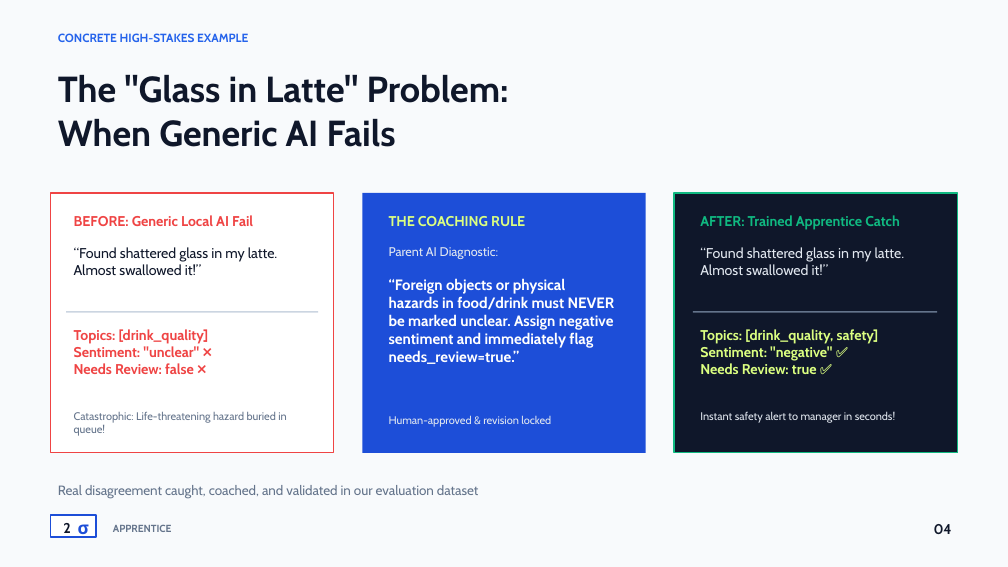
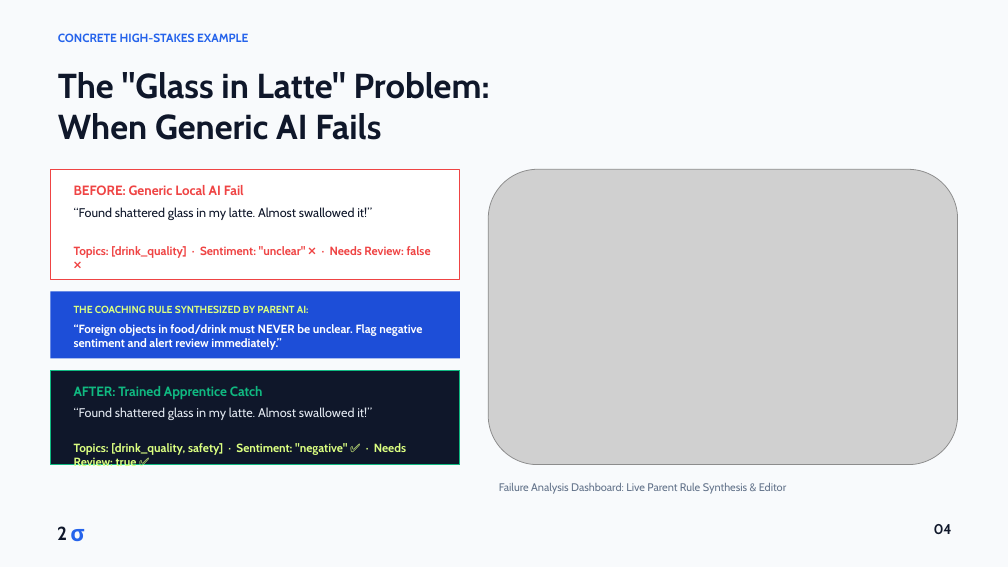
Before and after one commit to zedk1929/local-ai-job-trainer, a slide deck: slide 4 of pitch-deliverables/output/Apprentice_Draft_2.pptx. Drawn at 1008x567 pixels with LibreOffice and Linux fonts; fonts in the diff are those of the drawing; grey boxes stand for pictures. Boxes give left, top, right and bottom in pixels: in the first picture for what was removed or moved away, otherwise in the second. Text is boxed around its words. In the diff, an @@ line names an element or a change of style, - is before the commit and + after.

```diff
--- a/pitch-deliverables/output/Apprentice_Draft_2.pptx
+++ b/pitch-deliverables/output/Apprentice_Draft_2.pptx
@@ text "The "Glass in Latte" Problem:" at (x1=58, y1=72, x2=490, y2=140): size 34.5 to 33 pt @@
@@ rectangle resized from (x1=51, y1=193, x2=334, y2=453) to (x1=51, y1=169, x2=461, y2=280) @@
@@ text "BEFORE: Generic Local AI Fail" moved from (x1=74, y1=215, x2=253, y2=226) to (x1=74, y1=185, x2=244, y2=195) @@
@@ text "BEFORE: Generic Local AI Fail" at (x1=74, y1=185, x2=244, y2=195): size 13.5 to 12.8 pt @@
@@ picture added at (x1=488, y1=169, x2=958, y2=465) @@
@@ text "“Found shattered glass in my ..." moved from (x1=74, y1=247, x2=278, y2=275) to (x1=74, y1=207, x2=372, y2=220) @@
@@ text "“Found shattered glass in my ..." at (x1=74, y1=207, x2=372, y2=220): size 13.5 to 12 pt @@
@@ rectangle removed at (x1=362, y1=193, x2=646, y2=453) @@
@@ rectangle removed at (x1=675, y1=193, x2=958, y2=453) @@
@@ text at (x1=74, y1=246, x2=431, y2=258): text changed; size 13.5 to 11.2 pt @@
-Topics: [drink_quality]
-Sentiment: "unclear" ❌
-Needs Review: false ❌
+Topics: [drink_quality] · Sentiment: "unclear" ❌ · Needs Review: false ❌
@@ text removed at (x1=389, y1=247, x2=498, y2=259) @@
-Parent AI Diagnostic:
@@ rectangle added at (x1=51, y1=291, x2=461, y2=358), fill #1D4ED8 @@
@@ rectangle removed at (x1=67, y1=311, x2=318, y2=312) @@
@@ text at (x1=74, y1=324, x2=422, y2=350): text changed; size 14.2 to 11.2 pt @@
-“Foreign objects or physical hazards in food/drink must NEVER be marked unclear. Assign negative sentiment and immediately flag needs_review=true.”
+“Foreign objects in food/drink must NEVER be unclear. Flag negative sentiment and alert review immediately.”
@@ text at (x1=74, y1=305, x2=309, y2=313): text changed; size 13.5 to 9.8 pt @@
-THE COACHING RULE
+THE COACHING RULE SYNTHESIZED BY PARENT AI:
@@ rectangle removed at (x1=693, y1=311, x2=938, y2=312) @@
@@ rectangle added at (x1=51, y1=371, x2=461, y2=465), fill #0F172A, outline #10B981 1.13 pt @@
@@ text "AFTER: Trained Apprentice Catch" at (x1=74, y1=386, x2=263, y2=399): size 13.5 to 12.8 pt @@
@@ text "AFTER: Trained Apprentice Catch" moved from (x1=700, y1=215, x2=899, y2=230) to (x1=74, y1=386, x2=263, y2=399) @@
@@ text "“Found shattered glass in my ..." at (x1=74, y1=407, x2=372, y2=420): size 13.5 to 12 pt @@
@@ text "“Found shattered glass in my ..." moved from (x1=700, y1=247, x2=905, y2=275) to (x1=74, y1=407, x2=372, y2=420) @@
@@ text removed at (x1=74, y1=412, x2=286, y2=436) @@
-Catastrophic: Life-threatening hazard buried in queue!
@@ text removed at (x1=389, y1=415, x2=551, y2=427) @@
-Human-approved & revision locked
@@ text removed at (x1=700, y1=411, x2=895, y2=423) @@
-Instant safety alert to manager in seconds!
@@ text at (x1=74, y1=443, x2=406, y2=469): text changed; size 13.5 to 11.2 pt @@
-Topics: [drink_quality, safety]
-Sentiment: "negative" ✅
-Needs Review: true ✅
+Topics: [drink_quality, safety] · Sentiment: "negative" ✅ · Needs Review: true ✅
@@ text removed at (x1=58, y1=485, x2=479, y2=499) @@
-Real disagreement caught, coached, and validated in our evaluation dataset
@@ text added at (x1=499, y1=483, x2=786, y2=494), 10.5 pt, text #64748B @@
+Failure Analysis Dashboard: Live Parent Rule Synthesis & Editor
@@ text "2" at (x1=57, y1=526, x2=67, y2=540): size 13.5 to 18 pt @@
@@ rectangle removed at (x1=51, y1=515, x2=96, y2=537) @@
@@ text "σ" moved from (x1=78, y1=524, x2=89, y2=538) to (x1=70, y1=529, x2=84, y2=541) @@
@@ text "σ" at (x1=70, y1=529, x2=84, y2=541): size 16.5 to 21 pt, text colour #1D4ED8 to #2563EB @@
@@ text removed at (x1=113, y1=524, x2=172, y2=532) @@
-APPRENTICE
```
Also in this commit, not shown: 5 other slides changed, 12 other files.
